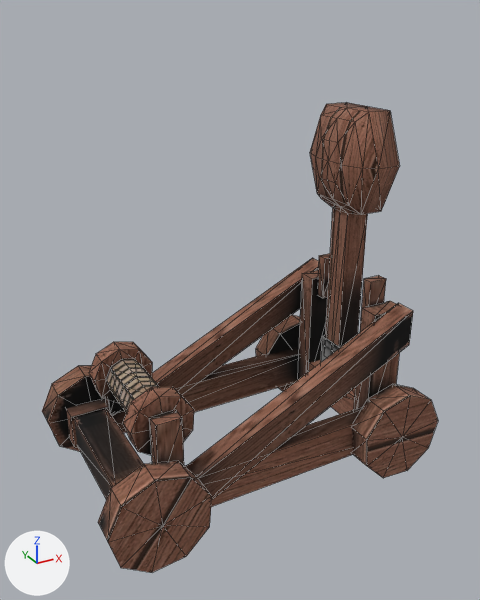
The OBJ model myOpengl2/app/src/main/assets/Catapult.obj as it was, and as the next commit left it.
The view is the same before and after, from a camera (50 mm lens) standing at (-2.79, -6.61, 4.96) and looking at (0.78, -0.11, 1.71). The lights are fixed; the arrows at lower left show +X, +Y and +Z. Mesh edges are drawn as thin lines. Where no turn or scale is listed for an object, it has been applied to the vertices.

Script lines for the objects in view, before the commit:
```python
me_catapult = bpy.data.meshes.new('Catapult')
me_catapult.from_pydata(...)  # 315 vertices, 554 faces; spans x -1.45..3.09, y -1.36..1.41, z -0.69..3.85
# faces by material slot: [414, 140]
me_catapult.materials.append(mat_gestell)  # picture img_catapult_jpg
me_catapult.materials.append(mat_arm)  # picture img_catapult_jpg
ob_catapult = bpy.data.objects.new('Catapult', me_catapult)
ob_catapult.location = (0.0, 0.0, 0.0)
```
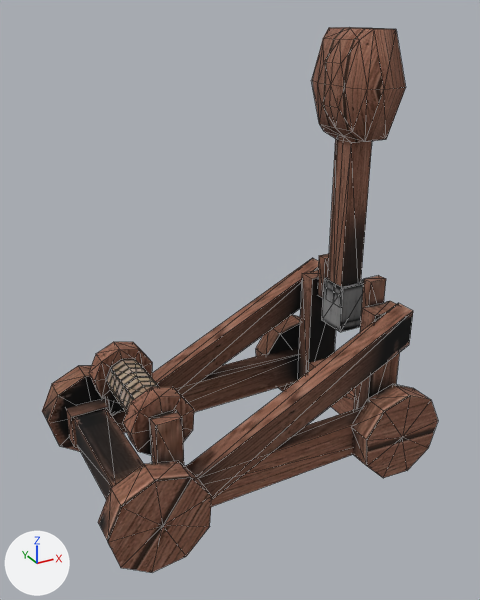
The newer file is also rescaled (x0.4), turned or shifted as a whole; pictures and numbers use the older file's frame.

The change in detail:
me_catapult has 315 vertices, 554 faces and spans x -1.45..3.09, y -1.36..1.41, z -0.69..3.85.
me_catapult is used by ob_catapult; location (0.0, 0.0, 0.0).
me_catapult part 1: the loose piece of 8 vertices spanning x 2.31..2.73, y -0.19..0.24, z 0.06..0.69 is moved by (-0.02, 0.0, 0.89).
me_catapult part 2: the loose piece of 66 vertices spanning x 2.09..2.64, y -0.64..0.69, z 0.39..3.85 is moved by (-0.02, 0.0, 0.89).

What differs and where, as boxes [x1, y1, x2, y2] in the pictures (480 x 600 px; the box of a moved part takes in the faces that stretch with it):
'Catapult', reshaped (16% taller)
    before: [42, 102, 438, 573]
    after: [42, 27, 438, 573]
part 1 of me_catapult, moved or reshaped
    before: [321, 335, 343, 362]
    after: [322, 277, 364, 332]
part 2 of me_catapult, moved or reshaped
    before: [310, 102, 399, 346]
    after: [311, 27, 406, 287]
